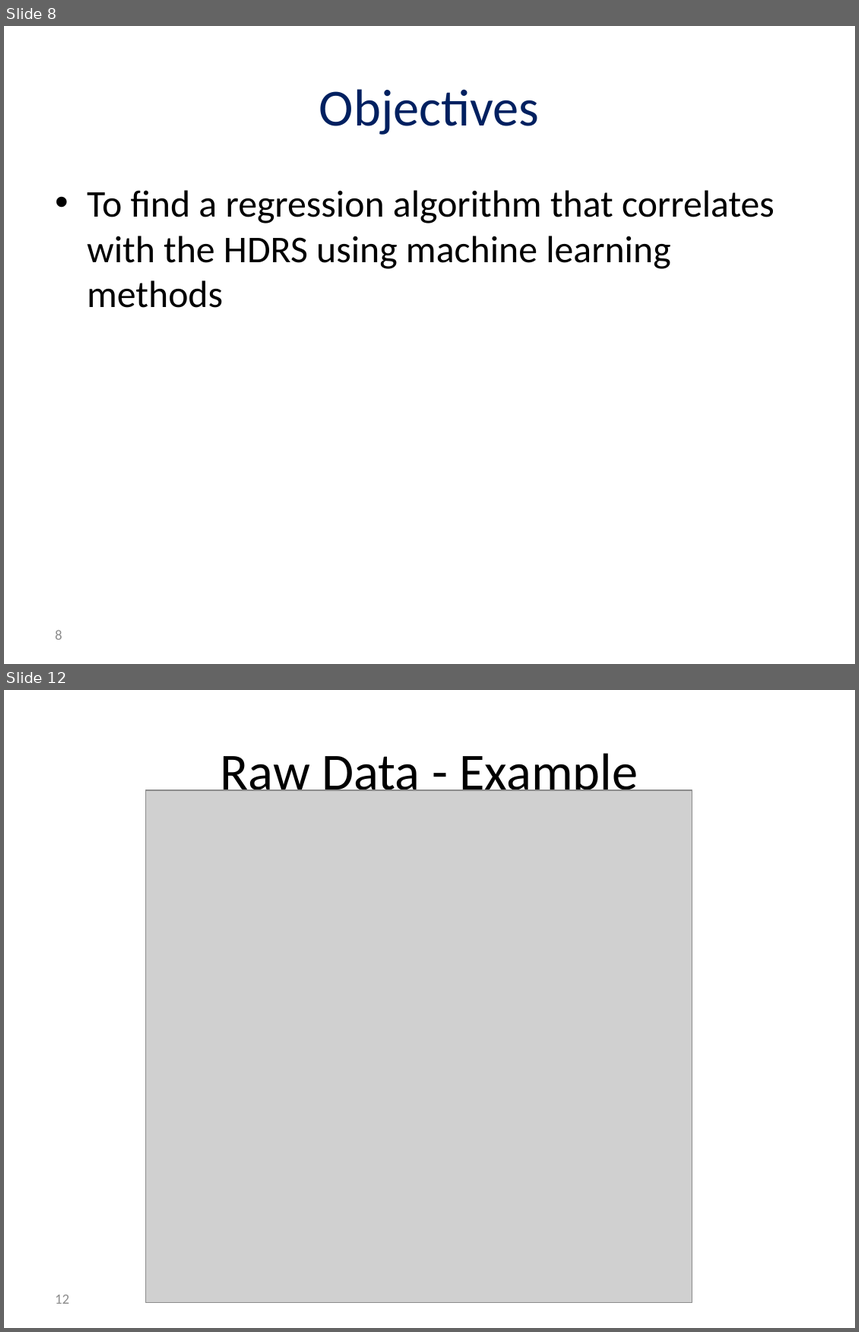
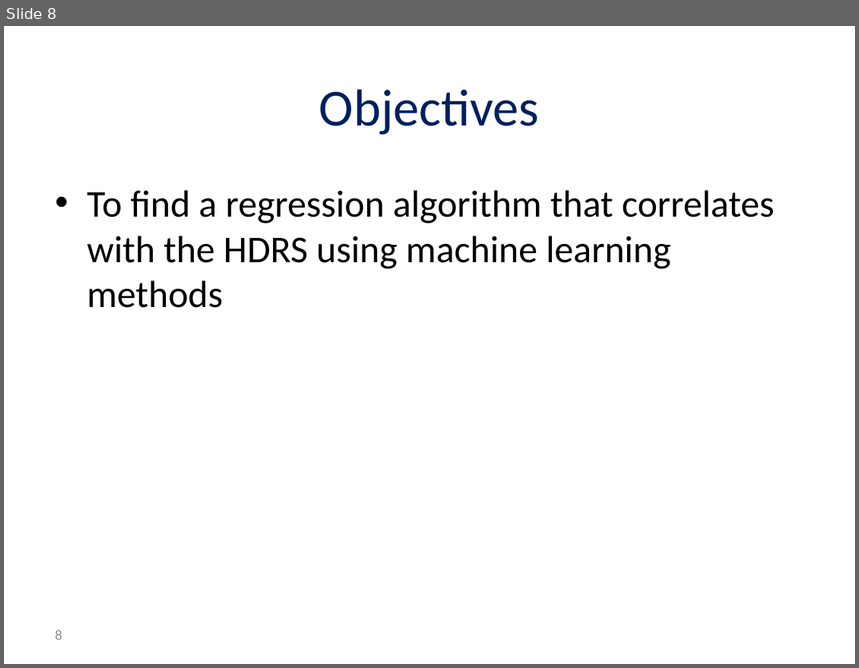
Before and after one commit to reggevlivney/BrainSway, a slide deck: Project_Midterm_Presentation.pptx. Shown one above the other, each under a label of ours: slides 8 and 12 before the commit, slide 8 after it; the slides between them are not shown. The pictures are 859x1332 and 859x668 pixels, drawn with LibreOffice and Linux fonts; fonts in the diff are those of the drawing; grey boxes stand for pictures; background and template pictures are left out. Boxes give left, top, right and bottom in pixels: in the first picture for what was removed or moved away, otherwise in the second. Text is boxed around its words. In the diff, an @@ line names an element or a change of style, - is before the commit and + after.

```diff
--- a/Project_Midterm_Presentation.pptx
+++ b/Project_Midterm_Presentation.pptx
@@ slide 12 removed at [4, 690, 855, 1328], background #FFFFFF @@
@@ title removed at [221, 753, 639, 802] @@
-Raw Data - Example
@@ picture removed at [146, 790, 693, 1303] @@
@@ page number removed at [55, 1295, 69, 1304] @@
-12
```
Also in this commit, not shown: 8 slides changed, 3 slides added, 1 other file.
